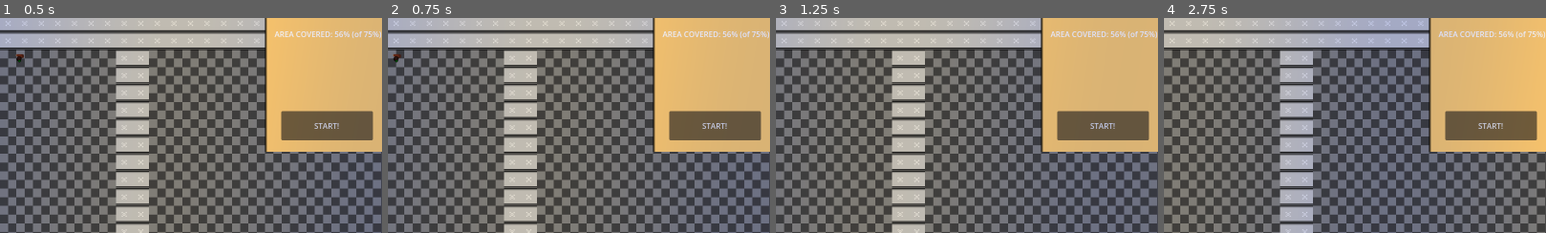
Above: before the commit, frames 1-4 (left to right).
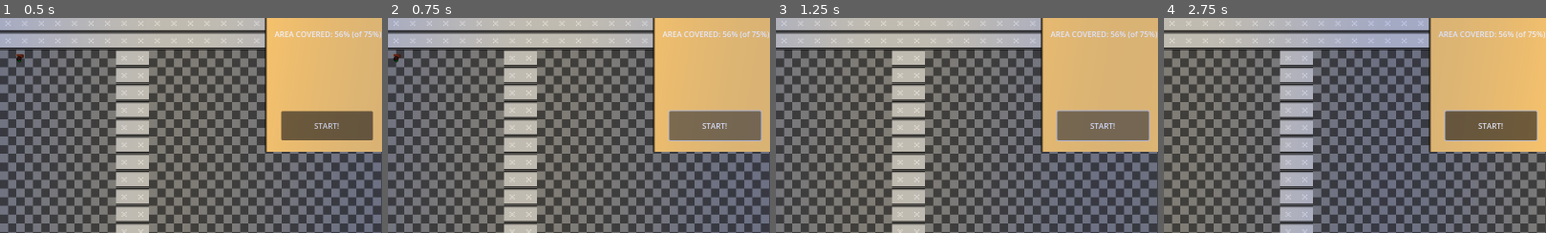
Above: after the commit, the same moments.

Repository: dareios99/berlinjam
Game: Godot game, scene res://main_level.tscn
Two runs of this game, one before a commit and one after it. Both use one fixed random seed, a clock stepped at 60 frames per second and the inputs below. The engine's default icon, where the game draws it, is replaced by a stand-in: a white triangle on a blue panel in a dark square.
Inputs (mouse positions are % of the whole screen's width and height, from its top left):
- Up to frame 1 (0.5 s): no input
- Up to frame 2 (0.75 s): click "START!" at 0.5 s
- Up to frame 3 (1.25 s): no input
- Up to frame 4 (2.75 s): click "START!" at 1.25 s; move the mouse to (72, 45) at 2.02 s; hold Right from 2.03 s (still down); click (72, 45) at 2.1 s
The pictures show only the part of the screen within x 48-98%, y 25-75%; the shares and areas given below are measured in that part.

Frame 1 is identical in both runs. In frame 2, 0.5% of the frame differs, in the area x 73-98%, y 42-58%; in frame 3, 0.5%; in frame 4, 0.5%.

Commit message:
Update mouse filters

Diff:
--- a/main_level.tscn
+++ b/main_level.tscn
@@ -201,6 +201,7 @@
 offset_top = 183.0
 offset_right = 1594.0
 offset_bottom = 522.0
+mouse_filter = 1
 
 [node name="Sprite2D" type="Sprite2D" parent="ui"]
 position = Vector2(92, 181)
@@ -233,5 +234,6 @@
 anchor_bottom = 1.0
 grow_horizontal = 2
 grow_vertical = 2
+mouse_filter = 2
 
 [connection signal="body_exited" from="waypoints/waypoint1" to="." method="_on_waypoint_1_body_exited"]
Not shown: 1 places in main_level.tscn that only renumber resources
